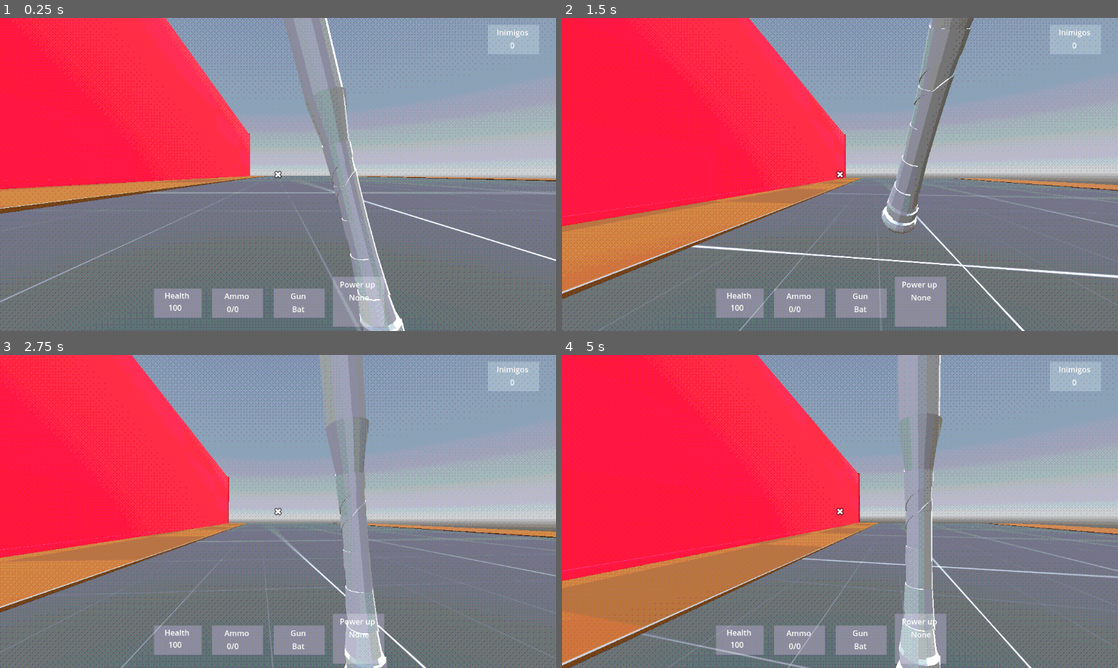
Above: before the commit, frames 1-4 (two rows, left to right).
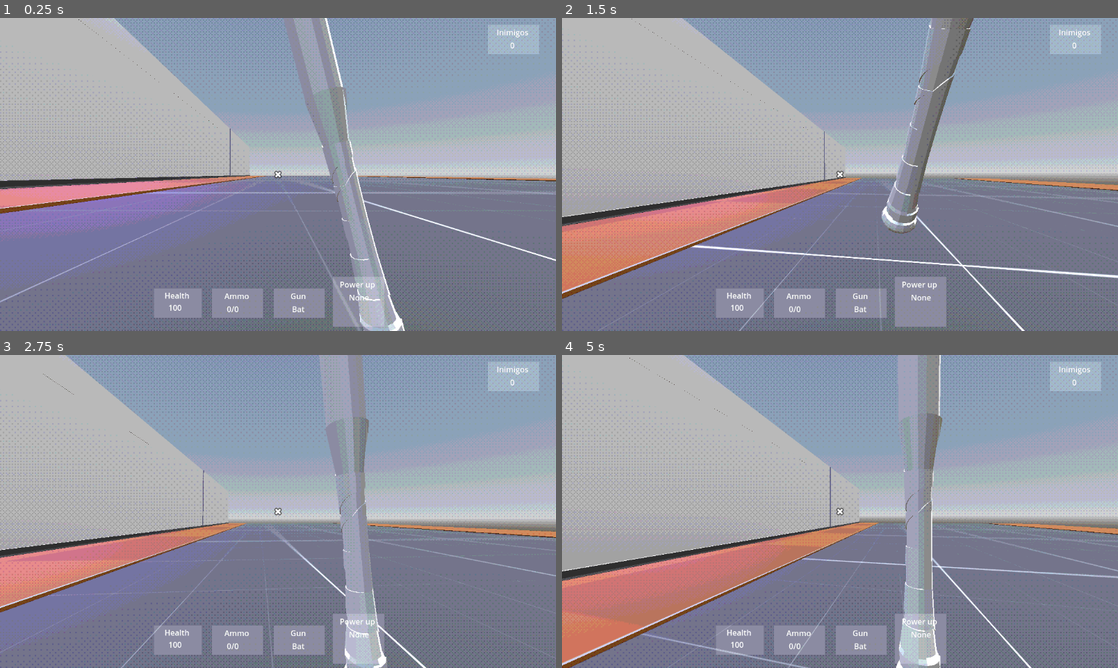
Above: after the commit, the same moments.

Repository: felipepreuss/mnemonic.dream
Game: Godot game, scene res://Scenes/level-3.tscn
Two runs of this game, one before a commit and one after it. Both use one fixed random seed, a clock stepped at 60 frames per second and the inputs below. This scene is started directly instead of the project's main scene. Sound files missing from this copy of the repository are replaced by a short silence.
Inputs (mouse positions are in pixels of both pictures, inside the frame that each line leads up to):
- Up to frame 1 (0.25 s): no input
- Up to frame 2 (1.5 s): move the mouse to (867, 174) at 0.52 s; press the mouse at (867, 174) at 0.53 s; hold W (Forward) from 0.53 s (still down); tap Space (Jump) at 0.77 s; move the mouse to (812, 174) at 1.27 s; release the mouse at (812, 174) at 1.28 s; tap Q (Q) at 1.35 s
- Up to frame 3 (2.75 s): keep holding W (Forward); tap Space (Jump) at 1.52 s; move the mouse to (289, 505) at 2.02 s; tap 0 at 2.1 s
- Up to frame 4 (5 s): keep holding W (Forward); move the mouse to (834, 517) at 2.77 s; click (834, 517) at 2.85 s; tap Space (Jump) at 3.02, 3.77, 4.52 s; move the mouse to (878, 514) at 3.52 s; tap Q (Q) at 3.6 s; move the mouse to (795, 508) at 4.27 s; tap 0 at 4.35 s

The runs differ from the first frame. In frame 1, 28% of the frame differs, in the area x 0-47%, y 0-88%; in frame 2, 33%; in frame 3, 27%; in frame 4, 37%, in the area x 0-54%, y 0-98%.

Commit message:
level 3 grayboxing basically done
need someone to check out the scale of this level its a tad too big (ajustar a escala. ta garnde dms provavelmente\)

Diff:
--- a/Scenes/level-3.tscn
+++ b/Scenes/level-3.tscn
@@ -4,7 +4,7 @@
 [ext_resource type="PackedScene" uid="uid://c0q52hnxwbxdo" path="res://Scenes/player.tscn" id="1_nfp42"]
 [ext_resource type="Texture2D" uid="uid://ie0oa1ua1ygk" path="res://Assets/orange_texture_08.png" id="2_4ph04"]
 [ext_resource type="Texture2D" uid="uid://ssn0md5wcp36" path="res://Assets/dark_texture_01.png" id="3_oopfi"]
-[ext_resource type="Texture2D" uid="uid://3i14hu10lcxh" path="res://Assets/red_texture_09.png" id="5_oopfi"]
+[ext_resource type="Material" uid="uid://c6wplqixt74g" path="res://Assets/prototext.tres" id="5_oopfi"]
 
 [sub_resource type="StandardMaterial3D" id="StandardMaterial3D_12l26"]
 albedo_color = Color(0.408329, 0.408329, 0.408329, 1)
@@ -19,7 +19,7 @@
 uv1_scale = Vector3(3, 3, 3)
 
 [sub_resource type="StandardMaterial3D" id="StandardMaterial3D_bfm8j"]
-albedo_texture = ExtResource("5_oopfi")
+albedo_color = Color(1, 0, 0, 1)
 
 [sub_resource type="ProceduralSkyMaterial" id="ProceduralSkyMaterial_oopfi"]
 sky_horizon_color = Color(0.662243, 0.671743, 0.686743, 1)
@@ -57,6 +57,11 @@
 size = Vector3(76.7609, 0.2, 164.377)
 material = SubResource("StandardMaterial3D_12l26")
 
+[node name="Calcada3" type="CSGBox3D" parent="SubViewportContainer/SubViewport/CSGCombiner3D"]
+transform = Transform3D(1, 0, 0, 0, 1, 0, 0, 0, 1, -97.2885, 0.55611, -68.5984)
+size = Vector3(76.7609, 0.2, 164.377)
+material = SubResource("StandardMaterial3D_12l26")
+
 [node name="Calcada" type="CSGBox3D" parent="SubViewportContainer/SubViewport/CSGCombiner3D"]
 transform = Transform3D(1, 0, 0, 0, 1, 0, 0, 0, 1, 10.3155, 0.55611, -68.4389)
 size = Vector3(20, 0.2, 164.696)
@@ -68,44 +73,108 @@
 material = SubResource("StandardMaterial3D_t77uf")
 
 [node name="CSGCombiner3D2" type="CSGCombiner3D" parent="SubViewportContainer/SubViewport"]
-material_override = SubResource("StandardMaterial3D_bfm8j")
+use_collision = true
 
 [node name="CSGBox3D10" type="CSGBox3D" parent="SubViewportContainer/SubViewport/CSGCombiner3D2"]
-transform = Transform3D(1, 0, 0, 0, 1, 0, 0, 0, 1, -106.783, 5.80795, 2.84004)
-size = Vector3(3.27917, 25.3096, 16.7627)
+transform = Transform3D(1, 0, 0, 0, 1, 0, 0, 0, 1, -106.649, 5.80795, 1.86671)
+size = Vector3(3.5469, 25.3096, 14.816)
+
+[node name="CSGBox3D41" type="CSGBox3D" parent="SubViewportContainer/SubViewport/CSGCombiner3D2"]
+transform = Transform3D(1, 0, 0, 0, 1, 0, 0, 0, 1, -120.792, 18.0776, -38.9969)
+size = Vector3(100, 0.639, 98.4151)
+
+[node name="CSGBox3D34" type="CSGBox3D" parent="SubViewportContainer/SubViewport/CSGCombiner3D2"]
+transform = Transform3D(1, 0, 0, 0, 1, 0, 0, 0, 1, -106.649, 5.80795, -46.4763)
+size = Vector3(3.5469, 25.3096, 7.53479)
+
+[node name="CSGBox3D35" type="CSGBox3D" parent="SubViewportContainer/SubViewport/CSGCombiner3D2"]
+transform = Transform3D(1, 0, 0, 0, 1, 0, 0, 0, 1, -125.209, 5.80795, -46.4763)
+size = Vector3(3.5469, 25.3096, 7.53479)
+
+[node name="CSGBox3D37" type="CSGBox3D" parent="SubViewportContainer/SubViewport/CSGCombiner3D2"]
+transform = Transform3D(1, 0, 0, 0, 1, 0, 0, 0, 1, -125.33, 5.80795, -65.3596)
+size = Vector3(3.5469, 25.3096, 12.0992)
+
+[node name="CSGBox3D38" type="CSGBox3D" parent="SubViewportContainer/SubViewport/CSGCombiner3D2"]
+transform = Transform3D(1, 0, 0, 0, 1, 0, 0, 0, 1, -106.514, 5.80795, -63.6215)
+size = Vector3(3.5469, 25.3096, 11.4205)
+
+[node name="CSGBox3D36" type="CSGBox3D" parent="SubViewportContainer/SubViewport/CSGCombiner3D2"]
+transform = Transform3D(1, 0, 0, 0, 1, 0, 0, 0, 1, -115.944, 5.80795, -62.4308)
+size = Vector3(22.3202, 25.3096, 2.30139)
 
 [node name="CSGBox3D11" type="CSGBox3D" parent="SubViewportContainer/SubViewport/CSGCombiner3D2"]
-transform = Transform3D(1, 0, 0, 0, 1, 0, 0, 0, 1, -125.924, 3.69261, 4.41036)
-size = Vector3(7.73679, 28.6298, 15.6292)
+transform = Transform3D(1, 0, 0, 0, 1, 0, 0, 0, 1, -125.924, 3.69261, 3.10843)
+size = Vector3(7.73679, 28.6298, 13.0253)
 
 [node name="CSGBox3D14" type="CSGBox3D" parent="SubViewportContainer/SubViewport/CSGCombiner3D2"]
-transform = Transform3D(1, 0, 0, 0, 1, 0, 0, 0, 1, -151.317, 3.69261, -4.43263)
-size = Vector3(4.48047, 28.6298, 27.0103)
+transform = Transform3D(1, 0, 0, 0, 1, 0, 0, 0, 1, -149.472, 10.0277, -17.5436)
+size = Vector3(2.53638, 21.9632, 53.2322)
+
+[node name="CSGBox3D33" type="CSGBox3D" parent="SubViewportContainer/SubViewport/CSGCombiner3D2"]
+transform = Transform3D(1, 0, 0, 0, 1, 0, 0, 0, 1, -170.312, 10.973, -39.1393)
+size = Vector3(0.663208, 21.1705, 97.9852)
+
+[node name="CSGBox3D32" type="CSGBox3D" parent="SubViewportContainer/SubViewport/CSGCombiner3D2"]
+transform = Transform3D(1, 0, 0, 0, 1, 0, 0, 0, 1, -149.488, 9.55815, -117.776)
+size = Vector3(2.50452, 18.2883, 60.0671)
+
+[node name="CSGBox3D39" type="CSGBox3D" parent="SubViewportContainer/SubViewport/CSGCombiner3D2"]
+transform = Transform3D(1, 0, 0, 0, 1, 0, 0, 0, 1, -170.139, 9.55815, -117.776)
+size = Vector3(2.50452, 18.2883, 60.0671)
+
+[node name="CSGBox3D40" type="CSGBox3D" parent="SubViewportContainer/SubViewport/CSGCombiner3D2"]
+transform = Transform3D(1, 0, 0, 0, 1, 0, 0, 0, 1, -159.523, 9.55815, -147.096)
+size = Vector3(20.2502, 18.2883, 1.26651)
+
+[node name="CSGBox3D16" type="CSGBox3D" parent="SubViewportContainer/SubViewport/CSGCombiner3D2"]
+transform = Transform3D(1, 0, 0, 0, 1, 0, 0, 0, 1, -139.353, 2.75864, -17.7274)
+size = Vector3(20.6886, 5.89068, 1.34711)
+
+[node name="CSGBox3D31" type="CSGBox3D" parent="SubViewportContainer/SubViewport/CSGCombiner3D2"]
+transform = Transform3D(1, 0, 0, 0, 1, 0, 0, 0, 1, -138.773, 8.78982, -34.0098)
+size = Vector3(19.5289, 17.953, 1.34711)
+
+[node name="blocked_way" type="CSGBox3D" parent="SubViewportContainer/SubViewport/CSGCombiner3D2"]
+transform = Transform3D(1, 0, 0, 0, 1, 0, 0, 0, 1, -159.611, 2.75864, -18.7835)
+size = Vector3(18.2942, 5.89068, 3.4592)
+material = SubResource("StandardMaterial3D_bfm8j")
 
 [node name="CSGBox3D12" type="CSGBox3D" parent="SubViewportContainer/SubViewport/CSGCombiner3D2"]
 transform = Transform3D(1, 0, 0, 0, 1, 0, 0, 0, 1, -128.424, 3.47972, -30.8786)
 size = Vector3(2.76855, 28.6298, 81.71)
 
 [node name="CSGBox3D" type="CSGBox3D" parent="SubViewportContainer/SubViewport/CSGCombiner3D2"]
-transform = Transform3D(1, 0, 0, 0, 1, 0, 0, 0, 1, -120.58, 0.775536, -68.8458)
-size = Vector3(100, 1, 157.739)
+transform = Transform3D(1, 0, 0, 0, 1, 0, 0, 0, 1, -120.58, 0.775536, -68.8381)
+size = Vector3(100, 1, 157.724)
+material = ExtResource("5_oopfi")
 
 [node name="CSGBox3D2" type="CSGBox3D" parent="SubViewportContainer/SubViewport/CSGCombiner3D2"]
-transform = Transform3D(1, 0, 0, 0, 1, 0, 0, 0, 1, -120.729, 15.6795, 9.77705)
-size = Vector3(100.065, 30, 1)
+transform = Transform3D(1, 0, 0, 0, 1, 0, 0, 0, 1, -120.729, 11.0037, 9.77705)
+size = Vector3(100.065, 20.6484, 1)
 
 [node name="CSGBox3D3" type="CSGBox3D" parent="SubViewportContainer/SubViewport/CSGCombiner3D2"]
-transform = Transform3D(1, 0, 0, 0, 1, 0, 0, 0, 1, -120.622, 16.1983, -147.098)
-size = Vector3(100.279, 30, 1)
+transform = Transform3D(1, 0, 0, 0, 1, 0, 0, 0, 1, -120.622, 11.27, -87.6496)
+size = Vector3(100.279, 20.1434, 1)
 
 [node name="CSGBox3D4" type="CSGBox3D" parent="SubViewportContainer/SubViewport/CSGCombiner3D2"]
-transform = Transform3D(1, 0, 0, 0, 1, 0, 0, 0, 1, -70.826, 15.4368, -68.292)
-size = Vector3(0.001, 30, 157.483)
+transform = Transform3D(1, 0, 0, 0, 1, 0, 0, 0, 1, -70.8029, 10.9734, -68.3347)
+size = Vector3(0.001, 20.8447, 157.185)
 
 [node name="door" type="CSGBox3D" parent="SubViewportContainer/SubViewport/CSGCombiner3D2"]
 transform = Transform3D(1, 0, 0, 0, 1, 0, 0, 0, 1, -70.999, 4.16135, 4.60791)
 operation = 2
 size = Vector3(1, 10.3227, 8.62793)
+
+[node name="door4" type="CSGBox3D" parent="SubViewportContainer/SubViewport/CSGCombiner3D2"]
+transform = Transform3D(1, 0, 0, 0, 1, 0, 0, 0, 1, -138.848, 5.07258, -34.0524)
+operation = 2
+size = Vector3(4.66064, 7.50817, 2.0929)
+
+[node name="door5" type="CSGBox3D" parent="SubViewportContainer/SubViewport/CSGCombiner3D2"]
+transform = Transform3D(1, 0, 0, 0, 1, 0, 0, 0, 1, -161.104, 5.07258, -87.7715)
+operation = 2
+size = Vector3(4.66064, 7.50817, 1.99344)
 
 [node name="CSGBox3D5" type="CSGBox3D" parent="SubViewportContainer/SubViewport/CSGCombiner3D2"]
 transform = Transform3D(1, 0, 0, 0, 1, 0, 0, 0, 1, -75.7219, 4.21295, -0.292701)
@@ -115,35 +184,112 @@
 transform = Transform3D(1, 0, 0, 0, 1, 0, 0, 0, 1, -82.2232, 4.21295, -13.7957)
 size = Vector3(22.3276, 9.4259, 1)
 
-[node name="CSGBox3D15" type="CSGBox3D" parent="SubViewportContainer/SubViewport/CSGCombiner3D2"]
-transform = Transform3D(1, 0, 0, 0, 1, 0, 0, 0, 1, -118.609, 9.13046, -87.5215)
-size = Vector3(95.0994, 19.2609, 1)
-
 [node name="CSGBox3D6" type="CSGBox3D" parent="SubViewportContainer/SubViewport/CSGCombiner3D2"]
 transform = Transform3D(1, 0, 0, 0, 1, 0, 0, 0, 1, -89.7847, 4.21295, -0.406046)
 size = Vector3(6.85059, 9.4259, 1)
 
 [node name="CSGBox3D7" type="CSGBox3D" parent="SubViewportContainer/SubViewport/CSGCombiner3D2"]
-transform = Transform3D(1, 0, 0, 0, 1, 0, 0, 0, 1, -92.8667, 8.36494, -73.5664)
-size = Vector3(1, 20, 146.221)
+transform = Transform3D(1, 0, 0, 0, 1, 0, 0, 0, 1, -92.8667, 8.36494, -43.9762)
+size = Vector3(1, 20, 87.0407)
 
 [node name="CSGBox3D9" type="CSGBox3D" parent="SubViewportContainer/SubViewport/CSGCombiner3D2"]
-transform = Transform3D(1, 0, 0, 0, 1, 0, 0, 0, 1, -104.496, 8.36494, -67.6088)
-size = Vector3(1, 20, 158.136)
+transform = Transform3D(1, 0, 0, 0, 1, 0, 0, 0, 1, -104.496, 8.36494, -39.459)
+size = Vector3(1, 20, 97.1688)
 
 [node name="door2" type="CSGBox3D" parent="SubViewportContainer/SubViewport/CSGCombiner3D2"]
-transform = Transform3D(0.999947, 0, 0.0102624, 0, 1, 0, -0.0102624, 0, 0.999947, -93.1259, 5.07044, -81.1501)
-operation = 2
-size = Vector3(2.20911, 12.1962, 8.85645)
+transform = Transform3D(0.999947, 0, 0.0102624, 0, 1, 0, -0.0102624, 0, 0.999947, -93.1259, 6.3087, -81.1501)
+operation = 2
+size = Vector3(2.20911, 9.71968, 8.85645)
 
 [node name="door3" type="CSGBox3D" parent="SubViewportContainer/SubViewport/CSGCombiner3D2"]
-transform = Transform3D(1, 0, 0, 0, 1, 0, 0, 0, 1, -104.629, 5.07044, -79.9176)
-operation = 2
-size = Vector3(2.20911, 12.1962, 8.85645)
+transform = Transform3D(1, 0, 0, 0, 1, 0, 0, 0, 1, -104.629, 6.22789, -81.3613)
+operation = 2
+size = Vector3(2.20911, 9.8813, 8.85645)
+
+[node name="door8" type="CSGBox3D" parent="SubViewportContainer/SubViewport/CSGCombiner3D2"]
+transform = Transform3D(1, 0, 0, 0, 1, 0, 0, 0, 1, -117.226, 6.22789, -61.9252)
+operation = 2
+size = Vector3(6.53104, 9.8813, 4.2699)
+
+[node name="door6" type="CSGBox3D" parent="SubViewportContainer/SubViewport/CSGCombiner3D2"]
+transform = Transform3D(1, 0, 0, 0, 1, 0, 0, 0, 1, -104.629, 6.22789, -54.1294)
+operation = 2
+size = Vector3(2.20911, 9.8813, 7.94678)
+
+[node name="door7" type="CSGBox3D" parent="SubViewportContainer/SubViewport/CSGCombiner3D2"]
+transform = Transform3D(1, 0, 0, 0, 1, 0, 0, 0, 1, -129.032, 6.22789, -54.5842)
+operation = 2
+size = Vector3(4.29648, 9.8813, 8.85645)
 
 [node name="CSGBox3D13" type="CSGBox3D" parent="SubViewportContainer/SubViewport/CSGCombiner3D2"]
-transform = Transform3D(1, 0, 0, 0, 1, 0, 0, 0, 1, -138.752, 0.817017, 2.25836)
+transform = Transform3D(1, 0, 0, 0, 1, 0, 0, 0, 1, -138.752, 0.817017, -15.5045)
 size = Vector3(21.2061, 2.63403, 5.51672)
+
+[node name="CSGBox3D17" type="CSGBox3D" parent="SubViewportContainer/SubViewport/CSGCombiner3D2"]
+transform = Transform3D(1, 0, 0, 0, 0.999096, 0.0425034, 0, -0.0425034, 0.999096, -159.938, 3.56394, -8.89536)
+size = Vector3(21.2061, 2.63403, 4.74393)
+
+[node name="CSGBox3D23" type="CSGBox3D" parent="SubViewportContainer/SubViewport/CSGCombiner3D2"]
+transform = Transform3D(1, 0, 0, 0, 0.999096, 0.0425034, 0, -0.0425034, 0.999096, -159.938, 2.16777, -12.0754)
+size = Vector3(21.2061, 2.29346, 3.27528)
+
+[node name="CSGBox3D18" type="CSGBox3D" parent="SubViewportContainer/SubViewport/CSGCombiner3D2"]
+transform = Transform3D(1, 0, 0, 0, 0.999096, 0.0425034, 0, -0.0425034, 0.999096, -159.812, 5.22788, -4.84792)
+size = Vector3(21.2061, 2.63403, 4.05475)
+
+[node name="CSGBox3D19" type="CSGBox3D" parent="SubViewportContainer/SubViewport/CSGCombiner3D2"]
+transform = Transform3D(1, 0, 0, 0, 0.999096, 0.0425034, 0, -0.0425034, 0.999096, -159.652, 7.39849, -1.6608)
+size = Vector3(21.2061, 2.63403, 4.00491)
+
+[node name="CSGBox3D20" type="CSGBox3D" parent="SubViewportContainer/SubViewport/CSGCombiner3D2"]
+transform = Transform3D(1, 0, 0, 0, 0.999096, 0.0425034, 0, -0.0425034, 0.999096, -159.565, 8.71991, 1.93206)
+size = Vector3(21.2061, 2.63403, 3.69391)
+
+[node name="CSGBox3D21" type="CSGBox3D" parent="SubViewportContainer/SubViewport/CSGCombiner3D2"]
+transform = Transform3D(1, 0, 0, 0, 0.999096, 0.0425034, 0, -0.0425034, 0.999096, -159.55, 10.8593, 4.97694)
+size = Vector3(21.2061, 2.63403, 4.56354)
+
+[node name="CSGBox3D22" type="CSGBox3D" parent="SubViewportContainer/SubViewport/CSGCombiner3D2"]
+transform = Transform3D(1, 0, 0, 0, 0.999096, 0.0425034, 0, -0.0425034, 0.999096, -159.648, 12.8014, 7.81521)
+size = Vector3(21.2061, 3.13196, 4.68316)
+
+[node name="CSGBox3D24" type="CSGBox3D" parent="SubViewportContainer/SubViewport/CSGCombiner3D2"]
+transform = Transform3D(1, 0, 0, 0, 0.999096, 0.0425034, 0, -0.0425034, 0.999096, -138.53, 12.8006, 7.79661)
+size = Vector3(21.2061, 3.13196, 4.64593)
+
+[node name="CSGBox3D25" type="CSGBox3D" parent="SubViewportContainer/SubViewport/CSGCombiner3D2"]
+transform = Transform3D(1, 0, 0, 0, 0.999096, 0.0425034, 0, -0.0425034, 0.999096, -138.53, 14.7206, 4.25533)
+size = Vector3(21.2061, 3.13196, 3.37262)
+
+[node name="CSGBox3D26" type="CSGBox3D" parent="SubViewportContainer/SubViewport/CSGCombiner3D2"]
+transform = Transform3D(1, 0, 0, 0, 0.999096, 0.0425034, 0, -0.0425034, 0.999096, -138.53, 16.1036, 1.35173)
+size = Vector3(21.2061, 3.13196, 3.37262)
+
+[node name="CSGBox3D27" type="CSGBox3D" parent="SubViewportContainer/SubViewport/CSGCombiner3D2"]
+transform = Transform3D(1, 0, 0, 0, 0.999096, 0.0425034, 0, -0.0425034, 0.999096, -139.472, 16.9484, -1.85201)
+size = Vector3(19.3223, 3.13196, 3.37262)
+
+[node name="CSGBox3D28" type="CSGBox3D" parent="SubViewportContainer/SubViewport/CSGCombiner3D2"]
+transform = Transform3D(1, 0, 0, 0, 0.999096, 0.0425034, 0, -0.0425034, 0.999096, -139.472, 17.9396, -4.93313)
+size = Vector3(19.3223, 3.13196, 3.37262)
+
+[node name="CSGBox3D29" type="CSGBox3D" parent="SubViewportContainer/SubViewport/CSGCombiner3D2"]
+transform = Transform3D(1, 0, 0, 0, 0.999096, 0.0425034, 0, -0.0425034, 0.999096, -139.098, 18.7854, -7.93954)
+size = Vector3(18.5742, 3.13196, 3.37262)
+
+[node name="CSGBox3D30" type="CSGBox3D" parent="SubViewportContainer/SubViewport/CSGCombiner3D2"]
+transform = Transform3D(1, 0, 0, 0, 0.999096, 0.0425034, 0, -0.0425034, 0.999096, -139.098, 19.4922, -11.2108)
+size = Vector3(18.5742, 3.13196, 3.37262)
+
+[node name="CSGBox3D15" type="CSGBox3D" parent="SubViewportContainer/SubViewport/CSGCombiner3D2"]
+
+[node name="OmniLight3D" type="OmniLight3D" parent="SubViewportContainer/SubViewport/CSGCombiner3D2"]
+transform = Transform3D(1, 0, 0, 0, 1, 0, 0, 0, 1, -97.8942, 18.049, -52.8352)
+light_color = Color(0.239216, 0.0823529, 0.478431, 1)
+light_energy = 16.0
+light_indirect_energy = 1.325
+light_specular = 5.348
+omni_range = 4096.0
 
 [node name="WorldEnvironment" type="WorldEnvironment" parent="SubViewportContainer/SubViewport"]
 environment = SubResource("Environment_12l26")
--- a/Scenes/level_complete.tscn
+++ b/Scenes/level_complete.tscn
@@ -1,7 +1,6 @@
 [gd_scene load_steps=2 format=3 uid="uid://cdp1m1v6b855b"]
 
 [ext_resource type="Script" uid="uid://5wp24ka0cvbu" path="res://Script/level_complete.gd" id="1_u5kwf"]
-
 
 [node name="level_complete" type="Control"]
 layout_mode = 3
